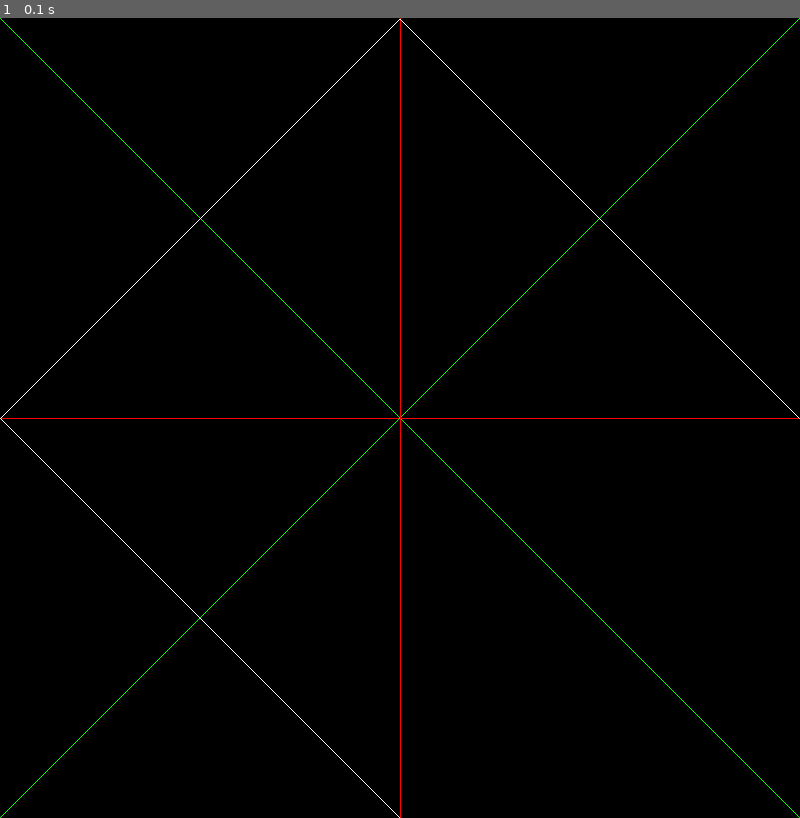
Above: before the commit, frame 1.
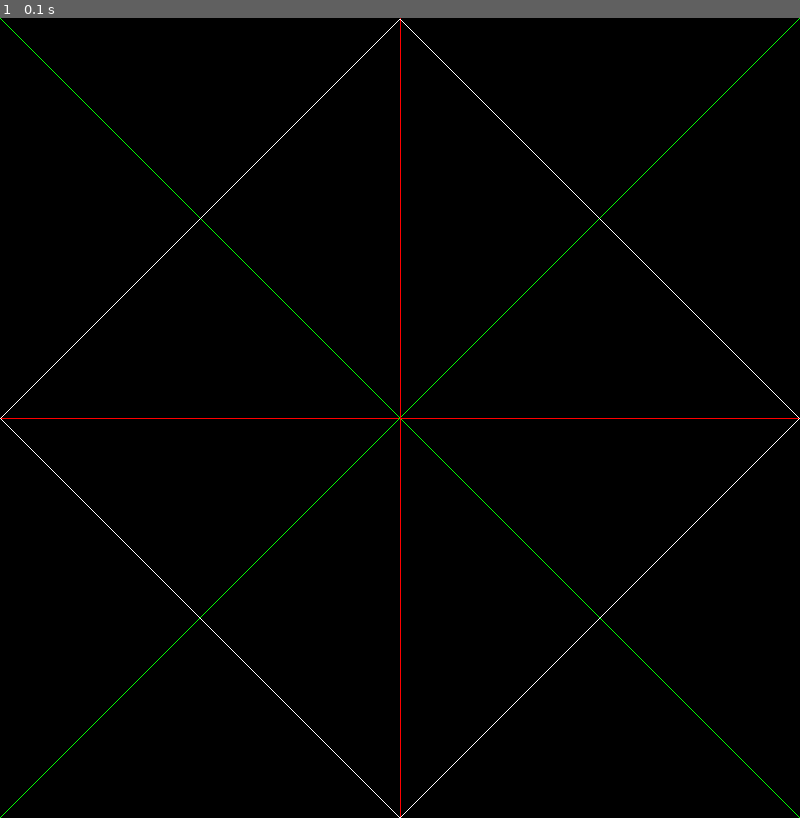
Above: after the commit, the same moment.

Repository: nehakdeshmukh/PyGame
Game: pygame game, started from dimond.py
The game is run twice, just before and just after one commit, with the same random seed, the same clock (stepped at 60 frames per second) and the same inputs.
Inputs:
- Up to frame 1 (0.1 s): no input

The runs differ from the first frame. In frame 1, less than 0.1% of the frame differs, in the area x 50-100%, y 50-100%.

Commit message:
added remaining part

Diff:
--- a/dimond.py
+++ b/dimond.py
@@ -40,7 +40,7 @@
         pixAr[400-1-i][i+1] = white
         pixAr[400+i][i+1] = white
         pixAr[i][400+i] = white
-
+        pixAr[800-1-i][400+i] = white
 
 # pygame.draw.line(gameDisplay, white, (0, 400), (400, 0), 1)
 # pygame.draw.line(gameDisplay, white, (0, 400), (400, 800), 1)
